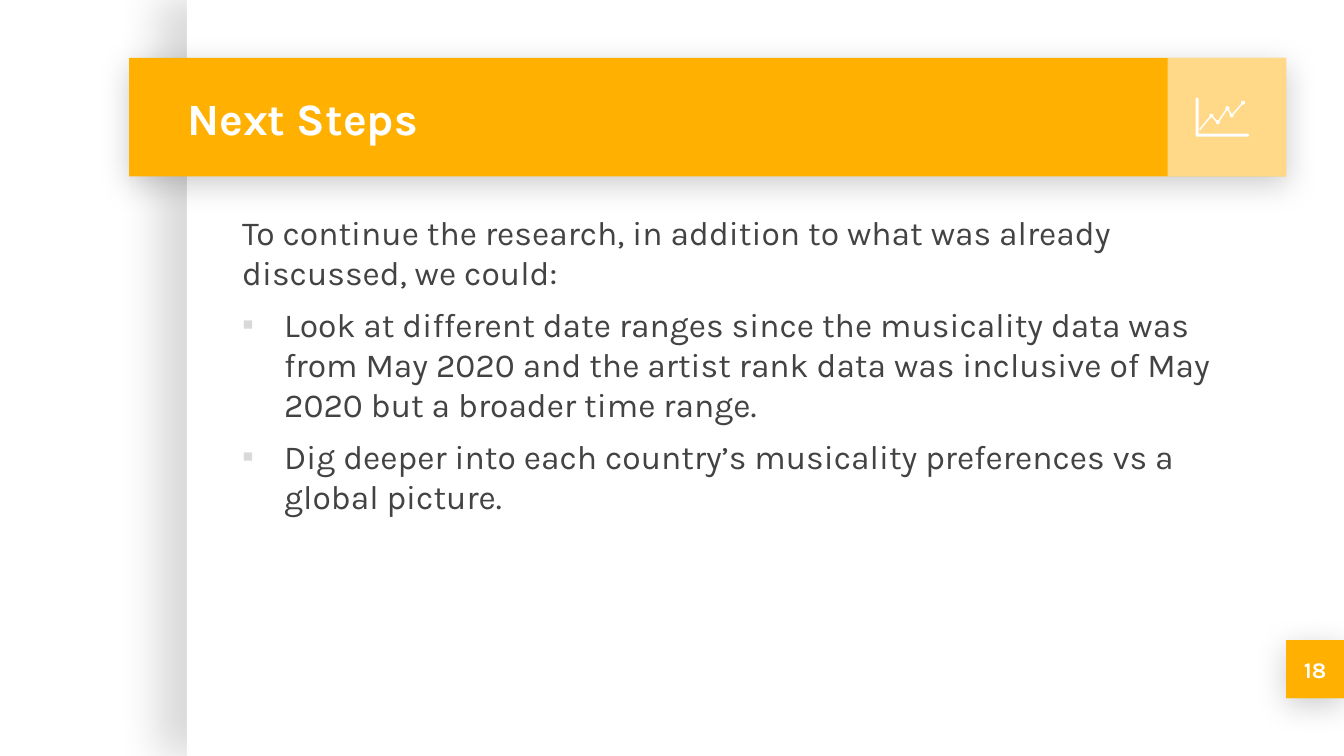
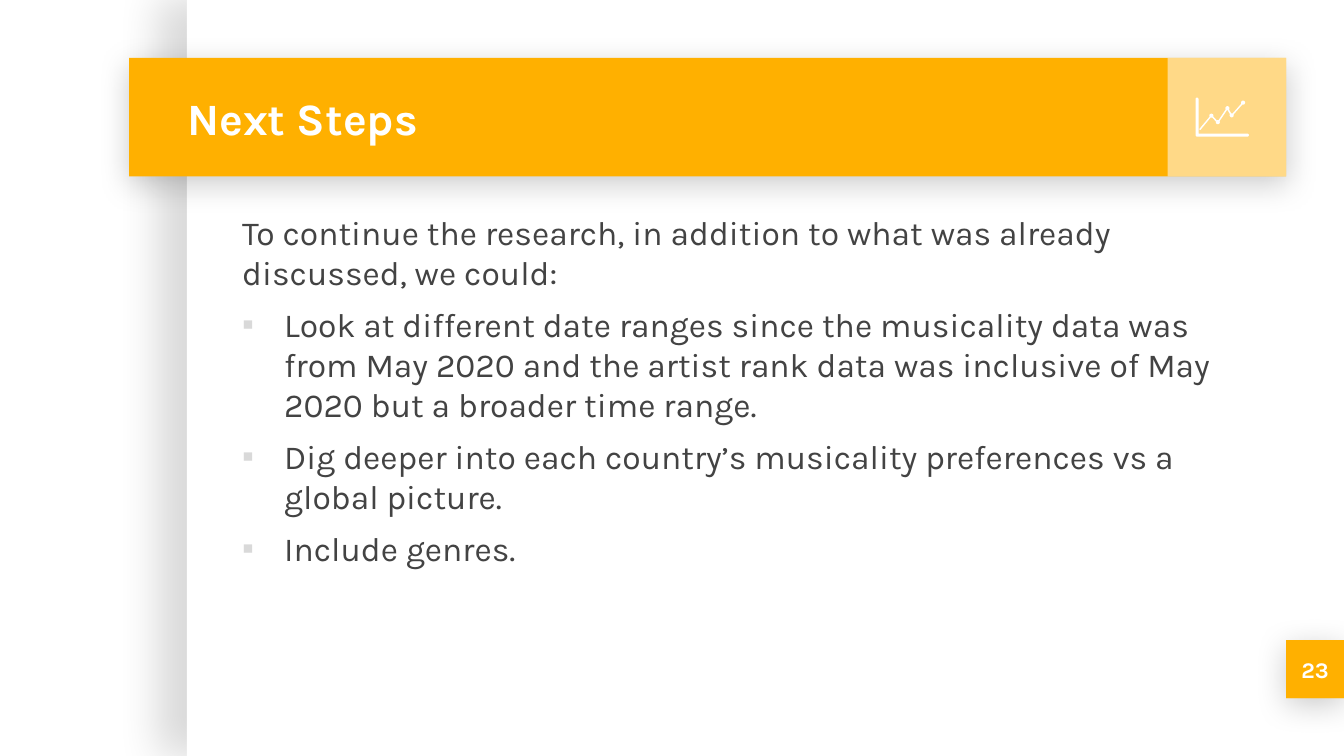
Before and after one commit to michellesimek/project_1, a slide deck: slide 23 of Project 1 PPT.pptx (slide 18 before the commit). Drawn at 1344x756 pixels with LibreOffice and Linux fonts; fonts in the diff are those of the drawing; background and template pictures are left out. Boxes give left, top, right and bottom in pixels: in the first picture for what was removed or moved away, otherwise in the second. Text is boxed around its words. In the diff, an @@ line names an element or a change of style, - is before the commit and + after.

```diff
--- a/Project 1 PPT.pptx
+++ b/Project 1 PPT.pptx
@@ text at box(284, 538, 515, 570): paragraph added @@
+▪ Include genres.
@@ page number at box(1301, 663, 1328, 679): text changed @@
-18
+23
```
Also in this commit, not shown: 12 other slides changed, 5 slides added.
